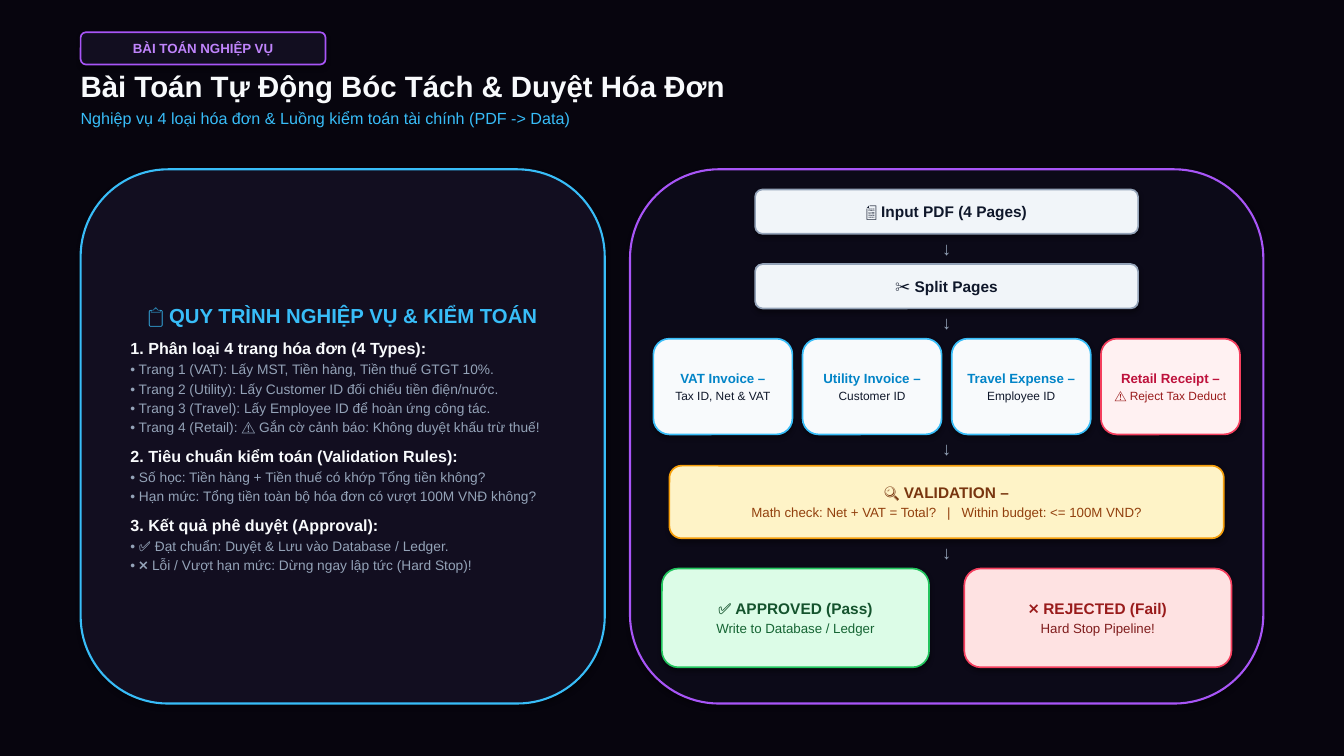
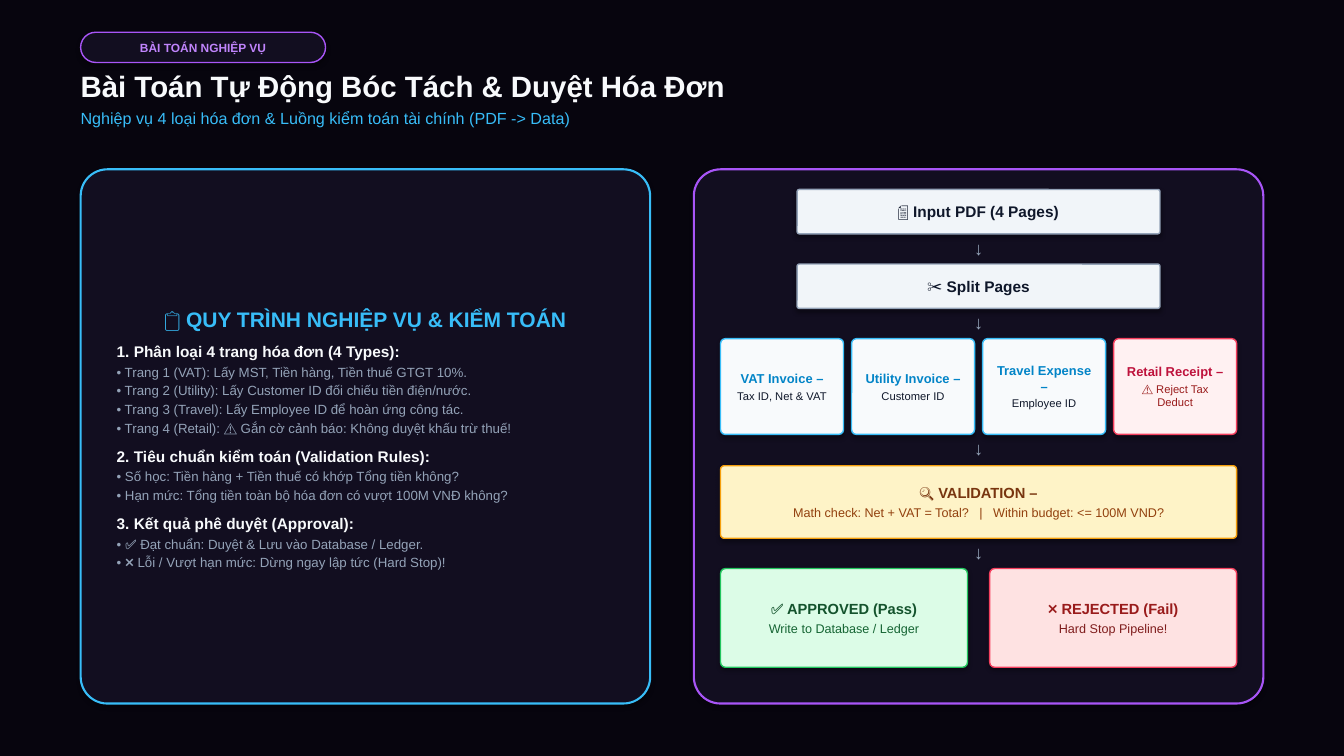
Before and after one commit to dangminhduchl/Airflow_Dagster, a slide deck: slide 3 of Airflow_vs_Dagster_Thuyet_Trinh.pptx. Drawn at 1344x756 pixels with LibreOffice and Linux fonts; fonts in the diff are those of the drawing. Boxes give left, top, right and bottom in pixels: in the first picture for what was removed or moved away, otherwise in the second. Text is boxed around its words. In the diff, an @@ line names an element or a change of style, - is before the commit and + after.

```diff
--- a/Airflow_vs_Dagster_Thuyet_Trinh.pptx
+++ b/Airflow_vs_Dagster_Thuyet_Trinh.pptx
@@ rounded rectangle "BÀI TOÁN NGHIỆP VỤ" at <box>81,32,326,63</box>: size 9.5 to 8.5 pt; outline #A855F7 1.2 pt to #A855F7 1 pt; proportions changed @@
@@ rounded rectangle "📋 QUY TRÌNH NGHIỆP VỤ ...": place and size @@
-rounded rectangle "📋 QUY TRÌNH NGHIỆP VỤ ..." at <box>81,169,605,704</box>
+rounded rectangle "📋 QUY TRÌNH NGHIỆP VỤ ..." at <box>81,169,650,704</box>
@@ rounded rectangle "📋 QUY TRÌNH NGHIỆP VỤ ..." at <box>81,169,650,704</box>: size 14.5 to 15 pt in "📋 QUY TRÌNH NGHIỆP VỤ & KIỂM ..."; size 11.5 to 11 pt in "1. Phân loại 4 trang hóa đơn ...", "2. Tiêu chuẩn kiểm toán (Validation Rules):", "3. Kết quả phê duyệt (Approval):"; size 9.8 to 9.5 pt in "• Trang 1 (VAT): Lấy MST, Tiền ...", "• Trang 2 (Utility): Lấy Customer ID ...", "• Trang 3 (Travel): Lấy Employee ID ...", "• Trang 4 (Retail): ⚠️ Gắn cờ ..." and 4 more places; proportions changed @@
@@ rounded rectangle: place and size @@
-rounded rectangle at <box>630,169,1263,704</box>
+rounded rectangle at <box>694,169,1263,704</box>
@@ rounded rectangle at <box>694,169,1263,704</box>: fill #0C0A18 to #120E20; proportions changed @@
@@ rounded rectangle "📄 Input PDF (4 Pages)": place and size @@
-rounded rectangle "📄 Input PDF (4 Pages)" at <box>755,190,1138,234</box>
+rounded rectangle "📄 Input PDF (4 Pages)" at <box>798,190,1160,234</box>
@@ rounded rectangle "📄 Input PDF (4 Pages)" at <box>798,190,1160,234</box>: outline #94A3B8 1.2 pt to #94A3B8 1 pt; proportions changed @@
@@ rounded rectangle "✂️ Split Pages" at <box>798,264,1160,309</box>: outline #94A3B8 1.2 pt to #94A3B8 1 pt; proportions changed @@
@@ rounded rectangle "✂️ Split Pages": place and size @@
-rounded rectangle "✂️ Split Pages" at <box>755,264,1138,309</box>
+rounded rectangle "✂️ Split Pages" at <box>798,264,1160,309</box>
@@ rounded rectangle "VAT Invoice –": place and size @@
-rounded rectangle "VAT Invoice –" at <box>653,339,792,435</box>
+rounded rectangle "VAT Invoice –" at <box>721,339,844,435</box>
@@ rounded rectangle "VAT Invoice –" at <box>721,339,844,435</box>: size 9.5 to 9.2 pt in "VAT Invoice –"; size 8.5 to 8 pt in "Tax ID, Net & VAT"; outline #38BDF8 1.2 pt to #38BDF8 1 pt; proportions changed @@
@@ rounded rectangle "Utility Invoice –": place and size @@
-rounded rectangle "Utility Invoice –" at <box>803,339,942,435</box>
+rounded rectangle "Utility Invoice –" at <box>852,339,975,435</box>
@@ rounded rectangle "Utility Invoice –" at <box>852,339,975,435</box>: size 9.5 to 9.2 pt in "Utility Invoice –"; size 8.5 to 8 pt in "Customer ID"; outline #38BDF8 1.2 pt to #38BDF8 1 pt; proportions changed @@
@@ rounded rectangle "Travel Expense –": place and size @@
-rounded rectangle "Travel Expense –" at <box>952,339,1091,435</box>
+rounded rectangle "Travel Expense –" at <box>983,339,1106,435</box>
@@ rounded rectangle "Travel Expense –" at <box>983,339,1106,435</box>: size 9.5 to 9.2 pt in "Travel Expense –"; size 8.5 to 8 pt in "Employee ID"; outline #38BDF8 1.2 pt to #38BDF8 1 pt; proportions changed @@
@@ rounded rectangle "Retail Receipt –": place and size @@
-rounded rectangle "Retail Receipt –" at <box>1101,339,1240,435</box>
+rounded rectangle "Retail Receipt –" at <box>1114,339,1237,435</box>
@@ rounded rectangle "Retail Receipt –" at <box>1114,339,1237,435</box>: size 9.5 to 9.2 pt in "Retail Receipt –"; size 8.5 to 8 pt in "⚠️ Reject Tax Deduct"; outline #F43F5E 1.2 pt to #F43F5E 1 pt; proportions changed @@
@@ rounded rectangle "🔍 VALIDATION –": place and size @@
-rounded rectangle "🔍 VALIDATION –" at <box>669,466,1224,538</box>
+rounded rectangle "🔍 VALIDATION –" at <box>721,466,1237,538</box>
@@ rounded rectangle "🔍 VALIDATION –" at <box>721,466,1237,538</box>: size 11 to 10.5 pt in "🔍 VALIDATION –"; size 9.5 to 9 pt in "Math check: Net + VAT = Total? ..."; outline #F59E0B 1.2 pt to #F59E0B 1 pt; proportions changed @@
@@ rounded rectangle "✅ APPROVED (Pass)": place and size @@
-rounded rectangle "✅ APPROVED (Pass)" at <box>662,569,930,667</box>
+rounded rectangle "✅ APPROVED (Pass)" at <box>721,569,968,667</box>
@@ rounded rectangle "✅ APPROVED (Pass)" at <box>721,569,968,667</box>: size 11 to 10.5 pt in "✅ APPROVED (Pass)"; size 9.5 to 9 pt in "Write to Database / Ledger"; outline #22C55E 1.2 pt to #22C55E 1 pt; proportions changed @@
@@ 4 texts: place and size @@
-4 texts at <box>927,236,967,565</box>
+4 texts at <box>959,236,999,565</box>
@@ rounded rectangle "❌ REJECTED (Fail)": place and size @@
-rounded rectangle "❌ REJECTED (Fail)" at <box>965,569,1232,667</box>
+rounded rectangle "❌ REJECTED (Fail)" at <box>990,569,1237,667</box>
@@ rounded rectangle "❌ REJECTED (Fail)" at <box>990,569,1237,667</box>: size 11 to 10.5 pt in "❌ REJECTED (Fail)"; size 9.5 to 9 pt in "Hard Stop Pipeline!"; outline #F43F5E 1.2 pt to #F43F5E 1 pt; proportions changed @@
```
Also in this commit, not shown: 10 other slides changed, 22 other files.
